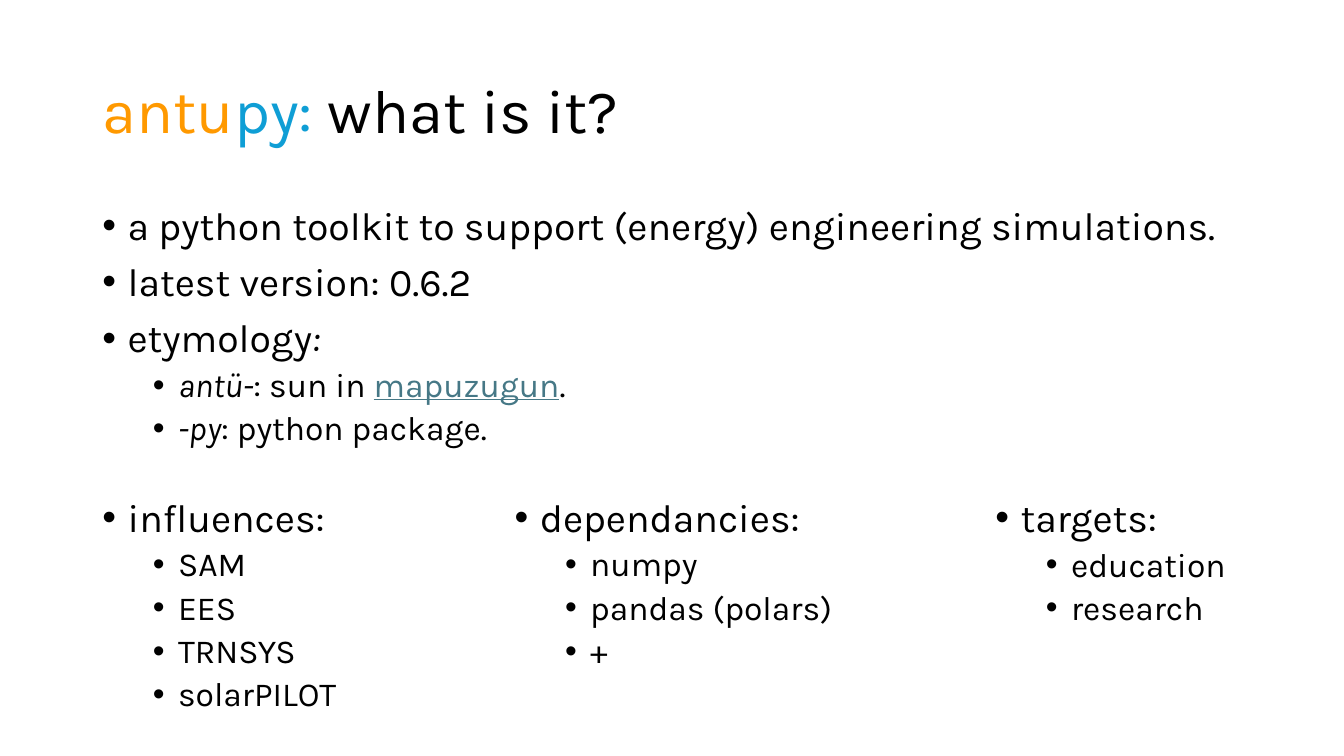
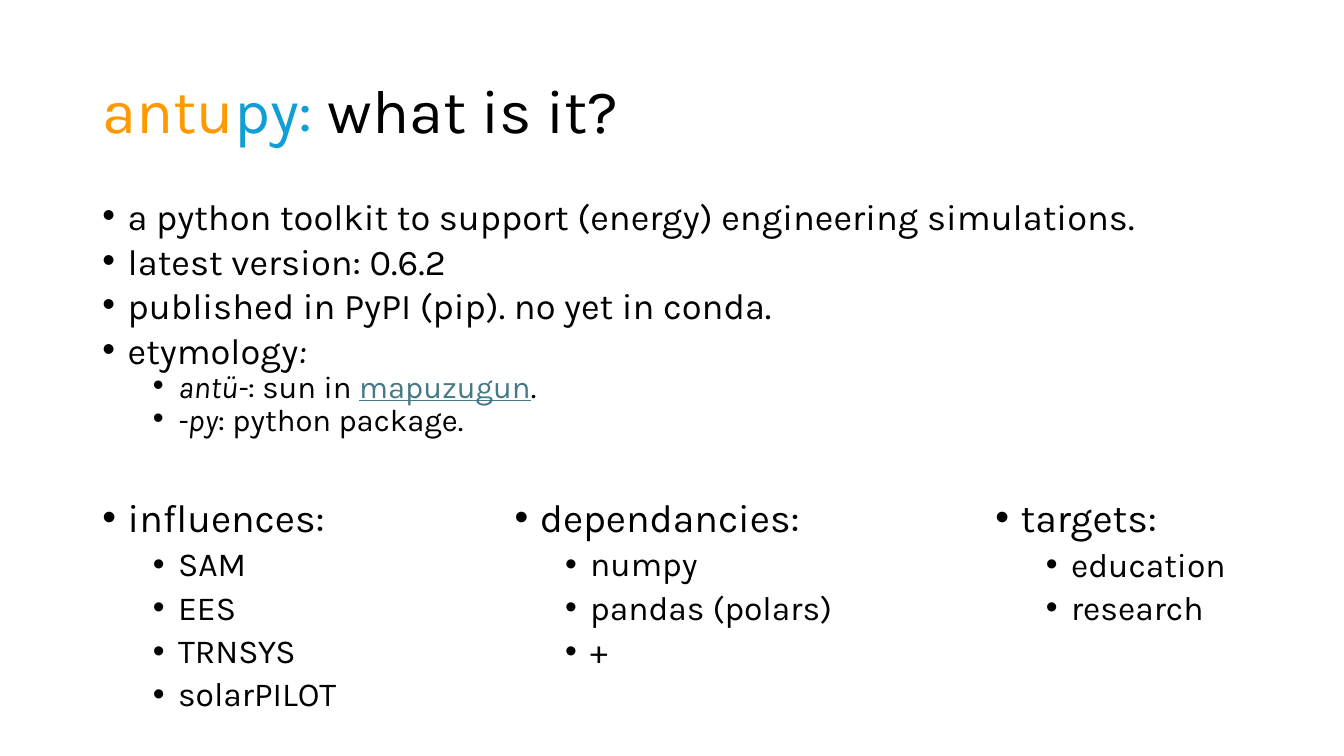
Before and after one commit to DavidSaldivia/antupy, a slide deck: slide 4 of tuts/antupy.pptx. Drawn at 1344x756 pixels with LibreOffice and Linux fonts; fonts in the diff are those of the drawing. Boxes give left, top, right and bottom in pixels: in the first picture for what was removed or moved away, otherwise in the second. Text is boxed around its words. In the diff, an @@ line names an element or a change of style, - is before the commit and + after.

```diff
--- a/tuts/antupy.pptx
+++ b/tuts/antupy.pptx
@@ text at bbox=[128, 204, 1134, 438]: size 28 to 25.9 pt in "a python toolkit to support (energy) engineering ...", "latest version: 0.6.2", "etymology:"; size 24 to 22.2 pt in "antü-: sun in mapuzugun.", "-py: python package."; line spacing 0.9 to 0.7 @@
@@ text at bbox=[128, 293, 771, 328]: paragraph added @@
+• published in PyPI (pip). no yet in conda.
```
Also in this commit, not shown: 2 other slides changed, 12 other files.
